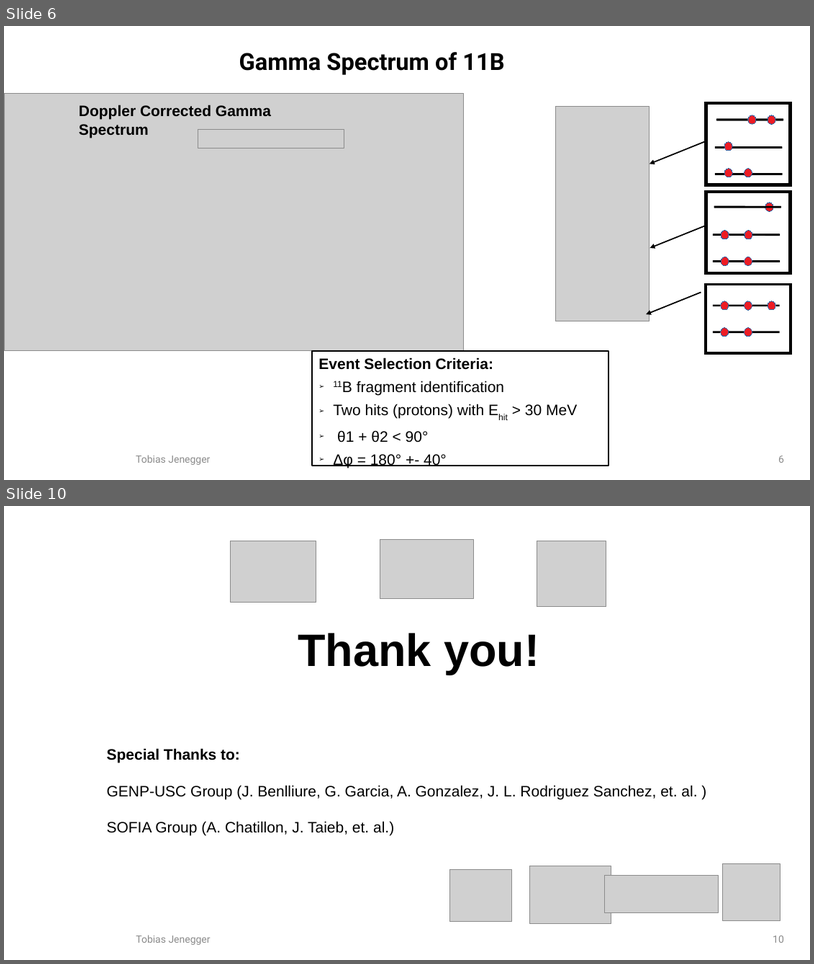
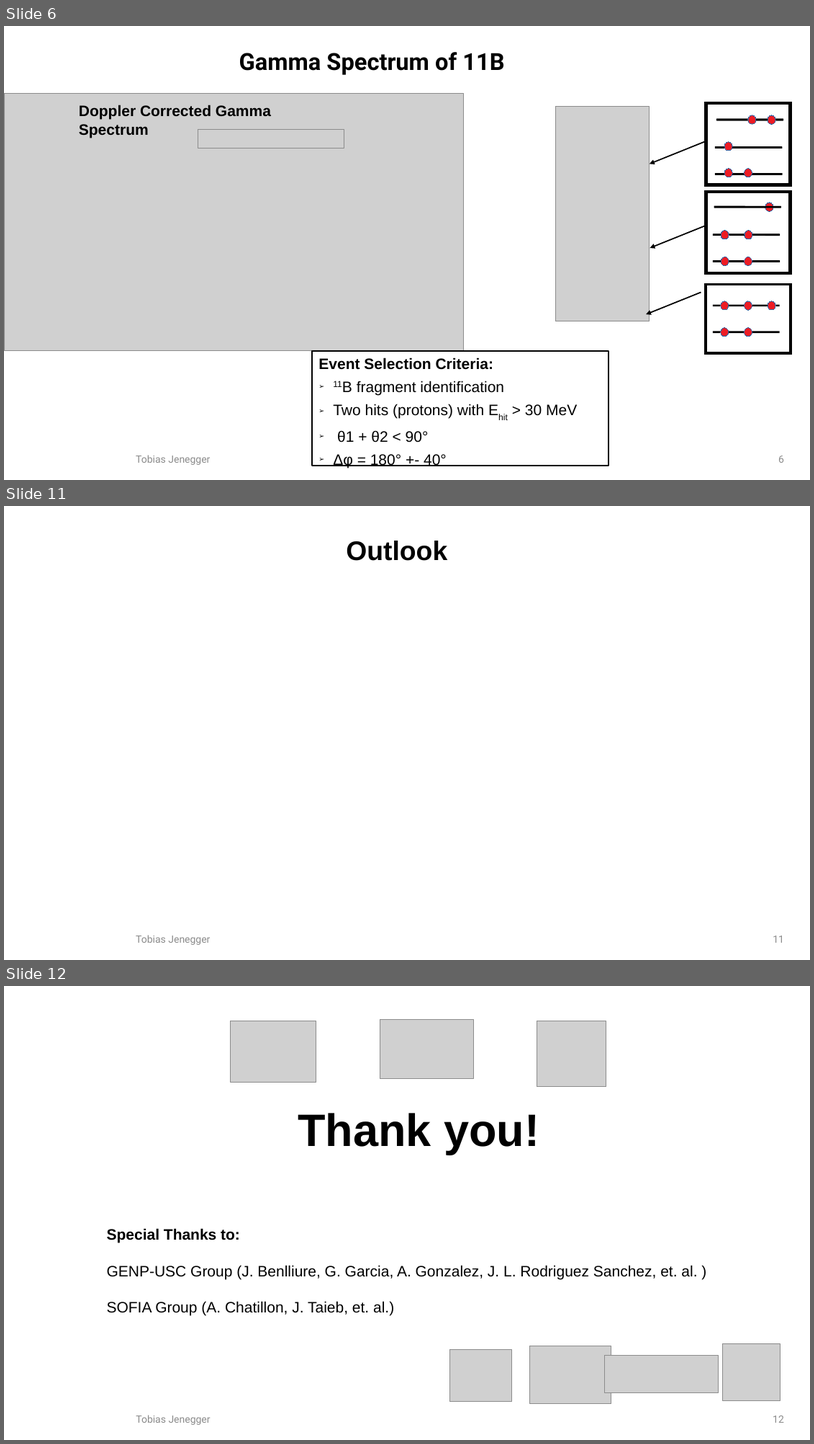
Before and after one commit to jenegger/r3bweek_2022, a slide deck: r3b_pres_2022.odp. Shown one above the other, each under a label of ours: slides 6 and 10 before the commit, slides 6, 11 and 12 after it; the slides between them are not shown. The pictures are 814x964 and 814x1444 pixels, drawn with LibreOffice and Linux fonts; fonts in the diff are those of the drawing; grey boxes stand for pictures; background and template pictures are left out. Boxes give left, top, right and bottom in pixels: in the first picture for what was removed or moved away, otherwise in the second. Text is boxed around its words. In the diff, an @@ line names an element or a change of style, - is before the commit and + after.

```diff
--- a/r3b_pres_2022.odp
+++ b/r3b_pres_2022.odp
@@ slide 11 added at (4,506,810,960), background #FFFFFF @@
@@ text added at (346,541,448,561), 32 pt, text #000000, bold @@
+Outlook
@@ rectangle added at (106,819,150,862), fill #FFFFFF, outline #FFFFFF 0 pt @@
@@ text added at (136,934,210,944), 12 pt, text #8B8B8B @@
+Tobias Jenegger
@@ page number added at (773,935,784,942), 12 pt, text #8B8B8B @@
+11
@@ what was slide 10 is now slide 12 @@
@@ page number at (773,1415,784,1422): text changed @@
-10
+12
```
Also in this commit, not shown: 1 slide changed, 3 other slides added, 2 slides removed, 5 other files.
